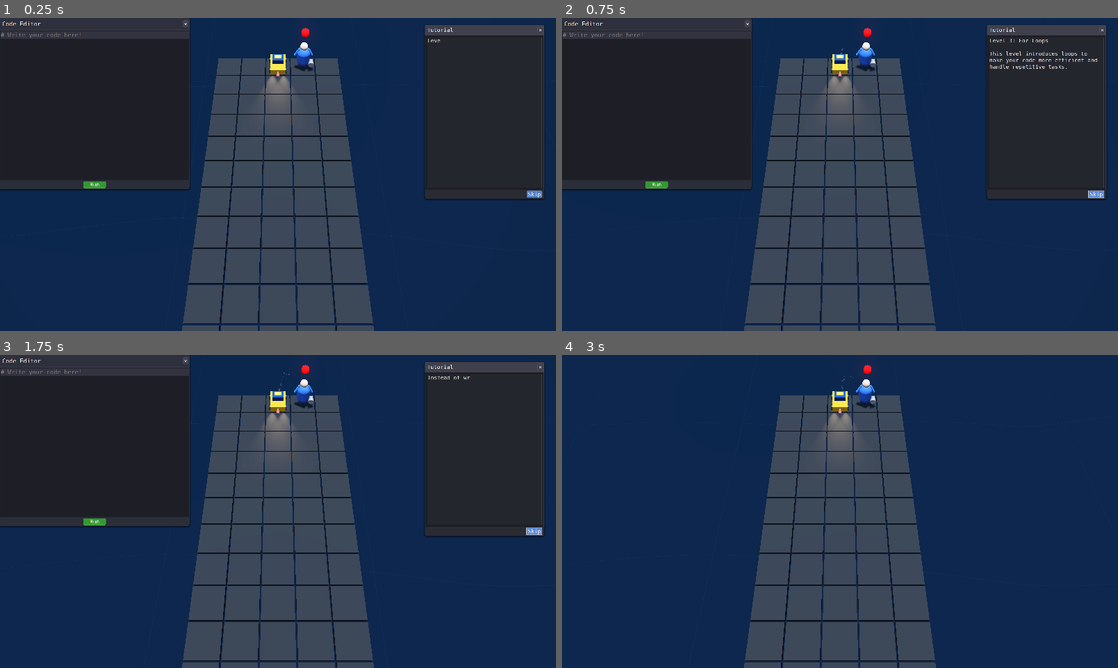
Above: before the commit, frames 1-4 (two rows, left to right).
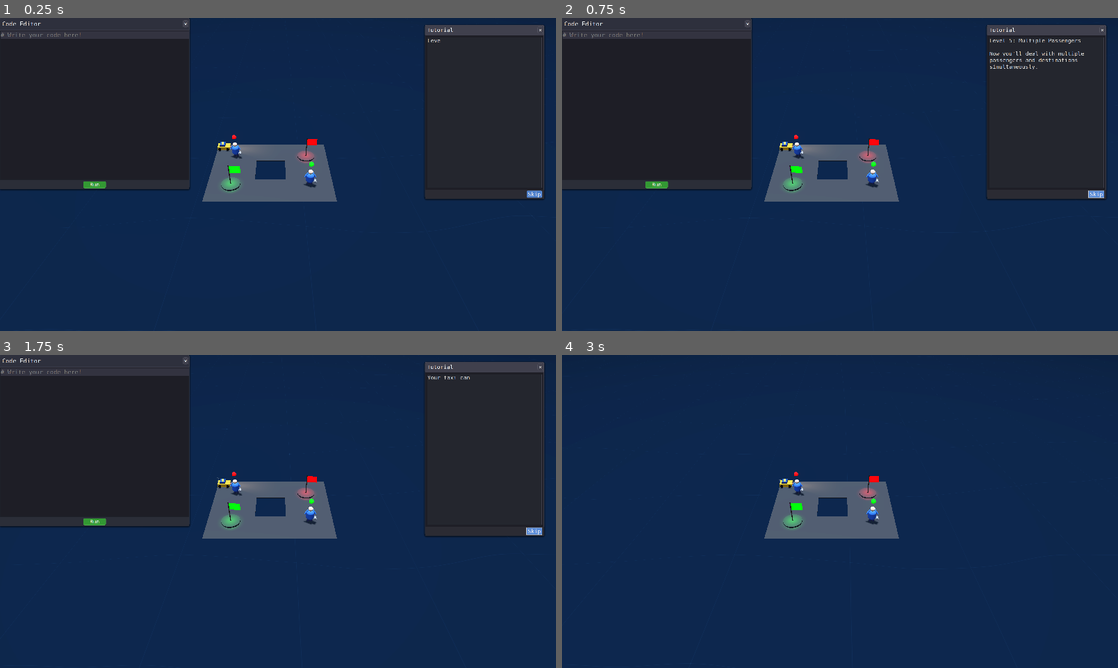
Above: after the commit, the same moments.

Repository: maxballison/self_driving
Game: Godot game, scene res://Main.tscn
The game is run twice, just before and just after one commit, with the same random seed, the same clock (stepped at 60 frames per second) and the same inputs.
Inputs:
- Up to frame 1 (0.25 s): no input
- Up to frame 2 (0.75 s): click "Skip" at 0.5 s
- Up to frame 3 (1.75 s): click "Skip" at 1.25 s
- Up to frame 4 (3 s): click "×" at 2 s; click "×" at 2.75 s

The runs differ from the first frame. In frame 1, 22% of the frame differs, in the area x 32-96%, y 3-100%; in frame 2, 22%, in the area x 32-97%, y 3-100%; in frame 3, 22%; in frame 4, 22%.

Commit message:
Claude changed some stuff

Diff:
--- a/Main.tscn
+++ b/Main.tscn
@@ -8,38 +8,7 @@
 [ext_resource type="PackedScene" uid="uid://lgdcjq8scpdh" path="res://CodeEditorImproved.tscn" id="6_ndsxb"]
 [ext_resource type="PackedScene" uid="uid://d1ctm821wa3np" path="res://TutorialWindow.tscn" id="6_vhwd6"]
 [ext_resource type="PackedScene" uid="uid://bsbj77waho1rq" path="res://MovingBackground.tscn" id="8_t66kt"]
-
-[sub_resource type="GDScript" id="GDScript_0lp6b"]
-script/source = "extends Camera3D
-
-func _ready() -> void:
-	pass
-
-
-func _on_level_manager_level_switched() -> void:
-	centerCamera()
-
-func centerCamera():
-	var level_manager = get_node(\"/root/Main/LevelManager\")
-	if level_manager:
-		var w = level_manager.current_level_width
-		print(w)
-		var h = level_manager.current_level_height
-		var size = level_manager.cell_size
-
-		# If your level is NOT already centered in the scene:
-		#   The center of the grid is roughly at ( (w-1)*0.5, 0, (h-1)*0.5 ) * cell_size.
-		var center_x = (float(w) - 1.0) * 0.5 * size
-		var center_z = (float(h) - 1.0) * 0.5 * size
-
-		# Place the camera at some offset above and maybe a bit \"south\" (z + 4)
-		position = Vector3(center_x, 9.0, center_z + 5.0)
-
-		# If you also want the camera to look downward at the level’s center:
-		look_at(Vector3(center_x, 0.0, center_z), Vector3.UP)
-	else:
-		push_error(\"LevelManager not found!\")
-"
+[ext_resource type="Script" path="res://scripts/camera.gd" id="9_75huk"]
 
 [node name="Main" type="Node"]
 script = ExtResource("1_q1sdt")
@@ -61,10 +30,10 @@
 [node name="Player" parent="." instance=ExtResource("5_e4uym")]
 
 [node name="Camera3D" type="Camera3D" parent="."]
-transform = Transform3D(1, 0, 0, 0, 0.305695, 0.952129, 0, -0.952129, 0.305695, 0, 9, 4)
+transform = Transform3D(1, 0, 0, 0, 0.5, 0.866025, 0, -0.866025, 0.5, 0, 15, 10)
 current = true
-fov = 53.6343
-script = SubResource("GDScript_0lp6b")
+fov = 60.0
+script = ExtResource("9_75huk")
 
 [node name="CodeEditorImproved" parent="." instance=ExtResource("6_ndsxb")]
 
--- /dev/null
+++ b/materials/road_base_material.tres
@@ -0,0 +1,6 @@
+[gd_resource type="StandardMaterial3D" format=3 uid="uid://bg2oj4ky8g05s"]
+
+[resource]
+albedo_color = Color(0.3, 0.3, 0.3, 1)
+metallic = 0.1
+roughness = 0.7
--- /dev/null
+++ b/materials/road_corner_material.tres
@@ -0,0 +1,6 @@
+[gd_resource type="StandardMaterial3D" format=3 uid="uid://ceu6c2ik8g3yv"]
+
+[resource]
+albedo_color = Color(0.28, 0.28, 0.28, 1)
+metallic = 0.1
+roughness = 0.7
--- /dev/null
+++ b/materials/road_crossroad_material.tres
@@ -0,0 +1,6 @@
+[gd_resource type="StandardMaterial3D" format=3 uid="uid://bmpldriwxr0aj"]
+
+[resource]
+albedo_color = Color(0.38, 0.38, 0.38, 1)
+metallic = 0.2
+roughness = 0.55
--- /dev/null
+++ b/materials/road_junction_material.tres
@@ -0,0 +1,6 @@
+[gd_resource type="StandardMaterial3D" format=3 uid="uid://cg8a8mbkrj0dc"]
+
+[resource]
+albedo_color = Color(0.35, 0.35, 0.35, 1)
+metallic = 0.15
+roughness = 0.6
--- /dev/null
+++ b/materials/road_straight_material.tres
@@ -0,0 +1,6 @@
+[gd_resource type="StandardMaterial3D" format=3 uid="uid://dp8fq532bjkd1"]
+
+[resource]
+albedo_color = Color(0.32, 0.32, 0.32, 1)
+metallic = 0.1
+roughness = 0.65
--- a/scripts/Level.gd
+++ b/scripts/Level.gd
@@ -25,6 +25,7 @@
 func _ready() -> void:
 	populate_tile_data_and_entities()
 	place_floor_tiles()
+
 
 
 func populate_tile_data_and_entities() -> void:
@@ -95,5 +96,5 @@
 			for y in range(grid_height):
 				var floor_instance = floor_scene.instantiate()
 				floor_instance.name = "TileFloor_" + str(x) + "_" + str(y)
-				floor_instance.transform.origin = Vector3(float(x) * cell_size, -0.1, float(y) * cell_size)
+				floor_instance.transform.origin = Vector3(float(x) * cell_size, -0.2, float(y) * cell_size)
 				add_child(floor_instance)
--- a/scripts/LevelManager.gd
+++ b/scripts/LevelManager.gd
@@ -8,7 +8,7 @@
 signal level_switched()
 
 func _ready() -> void:
-	load_level("res://GeneratedLevels/level_3.tscn")
+	load_level("res://GeneratedLevels/level_5.tscn")
 
 func load_level(scene_path: String, spawn_position: Vector2i = Vector2i(-1, -1)) -> void:
 	print("Loading level: ", scene_path)
--- a/scripts/camera.gd
+++ b/scripts/camera.gd
@@ -1,24 +1,52 @@
 extends Camera3D
 
+# Camera properties
+@export var min_distance: float = 18.0  # Minimum distance from level center
+@export var height_multiplier: float = 0.85  # Height relative to distance
+@export var angle_degrees: float = 40.0  # Camera angle in degrees
+@export var padding: float = 5.0  # Extra padding around level bounds
+
 func _ready() -> void:
-	# You may need to ensure that LevelManager has valid data by this time.
-	# One way is to confirm that LevelManager is ordered above the Camera in the scene tree
-	# or that the level is already loaded. Otherwise, you can do call_deferred() or a signal.
-	var level_manager = get_node("/root/Main/LevelManager")
+	# Ensure camera is properly positioned on game start
+	call_deferred("adjust_camera")
+
+func _on_level_manager_level_switched() -> void:
+	adjust_camera()
+
+func adjust_camera():
+	var level_manager = get_node_or_null("/root/Main/LevelManager")
 	if level_manager:
 		var w = level_manager.current_level_width
 		var h = level_manager.current_level_height
 		var size = level_manager.cell_size
 
-		# If your level is NOT already centered in the scene:
-		#   The center of the grid is roughly at ( (w-1)*0.5, 0, (h-1)*0.5 ) * cell_size.
-		var center_x = (float(w) - 1.0) * 0.5 * size
-		var center_z = (float(h) - 1.0) * 0.5 * size
+		# Calculate level dimensions
+		var level_width = float(w) * size
+		var level_height = float(h) * size
 
-		# Place the camera at some offset above and maybe a bit "south" (z + 4)
-		position = Vector3(center_x, 9.0, center_z + 5.0)
+		# Calculate level center
+		var center_x = level_width * 0.5
+		var center_z = level_height * 0.5
 
-		# If you also want the camera to look downward at the level’s center:
+		# Calculate required distance based on level size
+		# Use the larger dimension to ensure the entire level is visible
+		var required_distance = max(level_width, level_height) * 0.7 + padding
+		var camera_distance = max(required_distance, min_distance)
+
+		# Calculate camera height based on distance
+		var camera_height = camera_distance * height_multiplier
+
+		# Convert angle to radians
+		var angle_rad = deg_to_rad(angle_degrees)
+
+		# Calculate camera position using spherical coordinates
+		var offset_z = camera_distance * cos(angle_rad)
+		var offset_y = camera_distance * sin(angle_rad)
+
+		# Set camera position and target
+		position = Vector3(center_x, offset_y, center_z + offset_z)
 		look_at(Vector3(center_x, 0.0, center_z), Vector3.UP)
+
+		print("Camera adjusted for level: ", w, "x", h, " at distance: ", camera_distance)
 	else:
 		push_error("LevelManager not found!")
--- a/tiles/TileEmpty.tscn
+++ b/tiles/TileEmpty.tscn
@@ -1,14 +1,14 @@
 [gd_scene load_steps=3 format=3 uid="uid://x5qxel6t55b7"]
 
 [sub_resource type="BoxMesh" id="BoxMesh_u4paj"]
-size = Vector3(0.95, 0.95, 0.95)
+size = Vector3(1, 0.02, 1)
 
 [sub_resource type="StandardMaterial3D" id="StandardMaterial3D_3fwr6"]
-albedo_color = Color(0.144063, 0.144063, 0.144063, 1)
+albedo_color = Color(0.15, 0.15, 0.15, 1)
+roughness = 0.7
 
 [node name="Tile" type="Node3D"]
 
 [node name="MeshInstance3D" type="MeshInstance3D" parent="."]
-transform = Transform3D(1, 0, 0, 0, 0.167, 0, 0, 0, 1, 0, 0, 0)
 mesh = SubResource("BoxMesh_u4paj")
 surface_material_override/0 = SubResource("StandardMaterial3D_3fwr6")
--- a/tiles/TileWall.tscn
+++ b/tiles/TileWall.tscn
@@ -1,4 +1,14 @@
-[gd_scene format=3 uid="uid://cxie2a720ppah"]
+[gd_scene load_steps=2 format=3 uid="uid://cxie2a720ppah"]
+
+[sub_resource type="BoxShape3D" id="BoxShape3D_wall"]
+size = Vector3(1, 0.8, 1)
 
 [node name="Tile" type="Node3D"]
-transform = Transform3D(0.9, 0, 0, 0, 0.9, 0, 0, 0, 0.9, 0, 0, 0)
+
+[node name="StaticBody3D" type="StaticBody3D" parent="."]
+collision_layer = 5
+collision_mask = 3
+
+[node name="CollisionShape3D" type="CollisionShape3D" parent="StaticBody3D"]
+transform = Transform3D(1, 0, 0, 0, 1, 0, 0, 0, 1, 0, 0.4, 0)
+shape = SubResource("BoxShape3D_wall")
